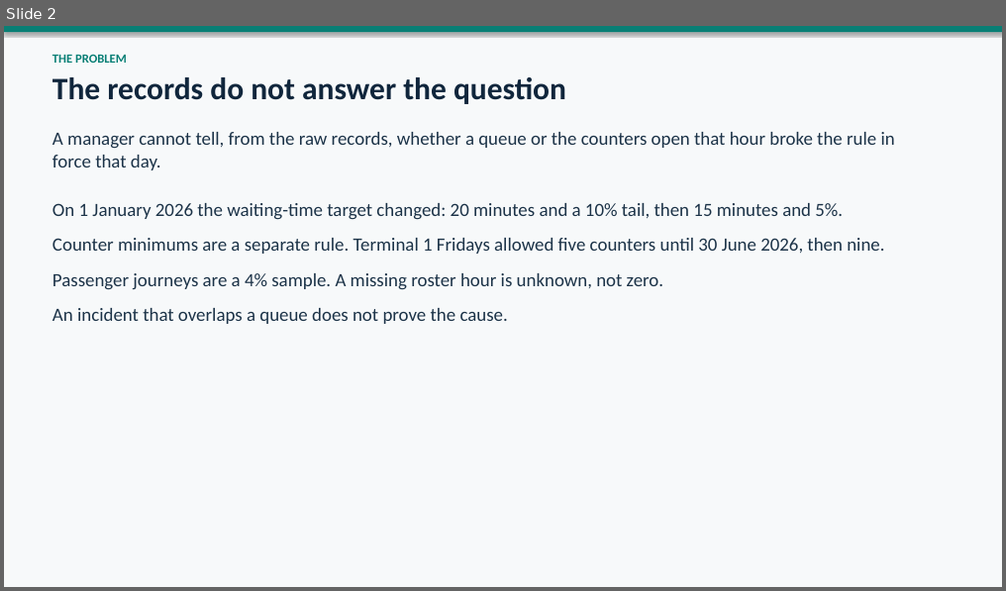
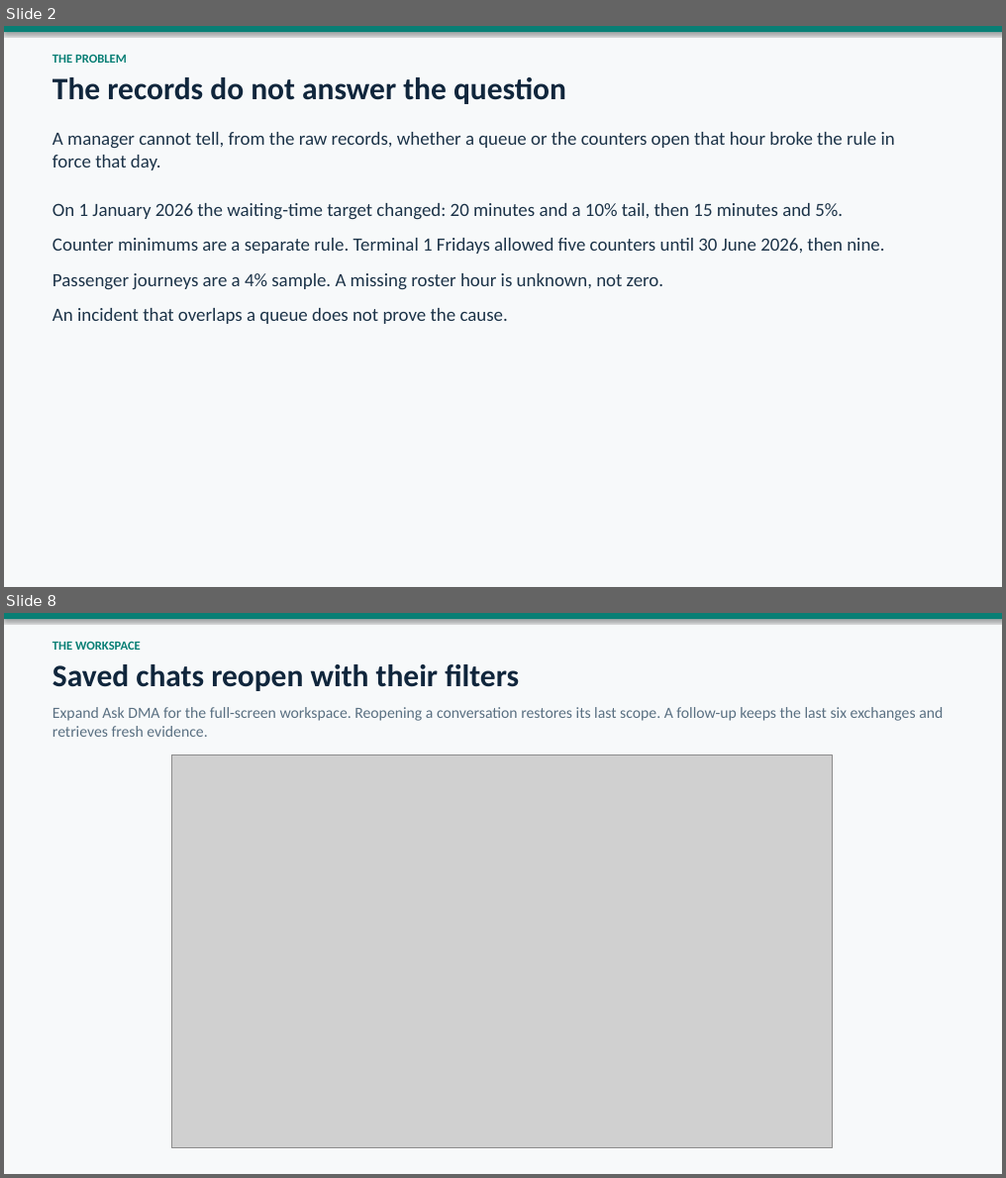
Before and after one commit to Mohammedaltaher/airport, a slide deck: DMA-queue-and-staffing.pptx. Shown one above the other, each under a label of ours: slide 2 before the commit, slides 2 and 8 after it; the slides between them are not shown. The pictures are 1006x591 and 1006x1178 pixels, drawn with LibreOffice and Linux fonts; fonts in the diff are those of the drawing; grey boxes stand for pictures. Boxes give left, top, right and bottom in pixels: in the first picture for what was removed or moved away, otherwise in the second. Text is boxed around its words. In the diff, an @@ line names an element or a change of style, - is before the commit and + after.

Commit message:
feat: Update presentation and slides with new content and enhancements
- Updated DMA-queue-and-staffing.pptx with new information.
- Added new slide image: 05-workspace.png to illustrate workspace functionality.
- Enhanced build_deck.py to improve chat functionality, including saving conversation history and displaying the new workspace slide.

```diff
--- a/DMA-queue-and-staffing.pptx
+++ b/DMA-queue-and-staffing.pptx
@@ slide 8 added at (4,613,1002,1174), background #FFFFFF @@
@@ rectangle added at (4,613,1002,1174), fill #F7F9FA @@
@@ rectangle added at (4,613,1002,619), fill #087F75 @@
@@ text added at (53,641,141,650), 12 pt, text #087F75, bold @@
+THE WORKSPACE
@@ text added at (53,664,519,691), 30 pt, text #10263C, bold @@
+Saved chats reopen with their filters
@@ text added at (53,707,943,737), 15 pt, text #5A7082 @@
+Expand Ask DMA for the full-screen workspace. Reopening a conversation restores its last scope. A follow-up keeps the last six exchanges and retrieves fresh evidence.
@@ picture added at (171,756,832,1149) @@
```
Also in this commit, not shown: 4 slides changed, 6 other files.
